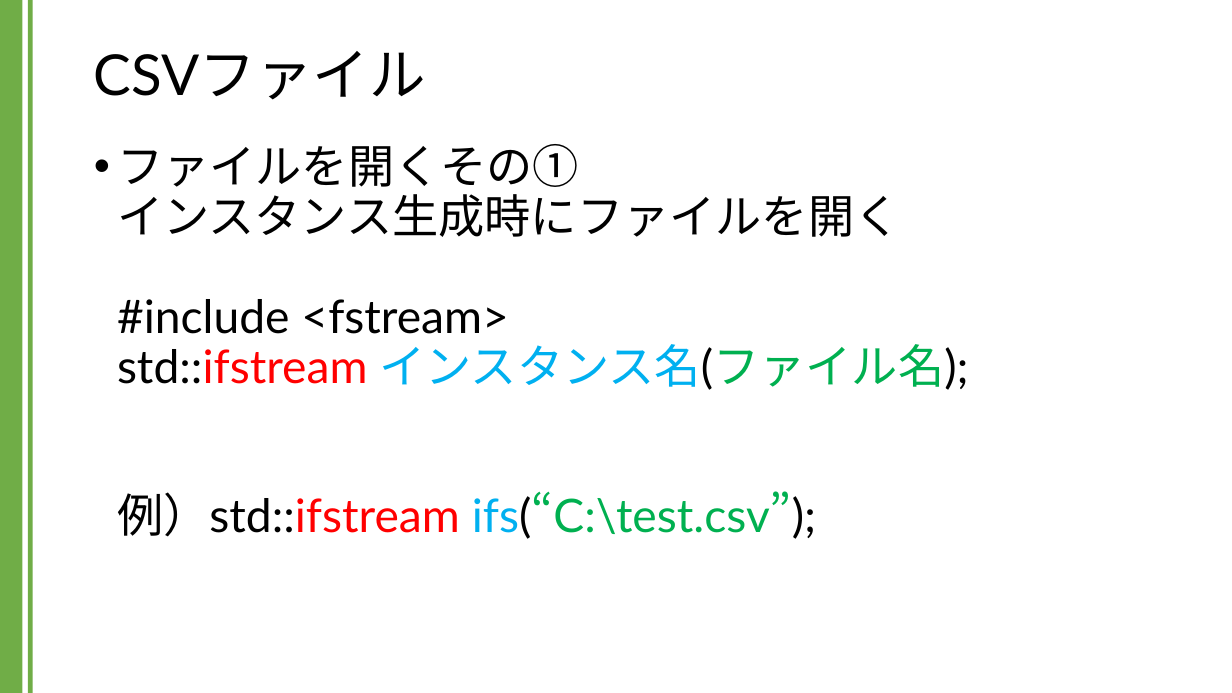
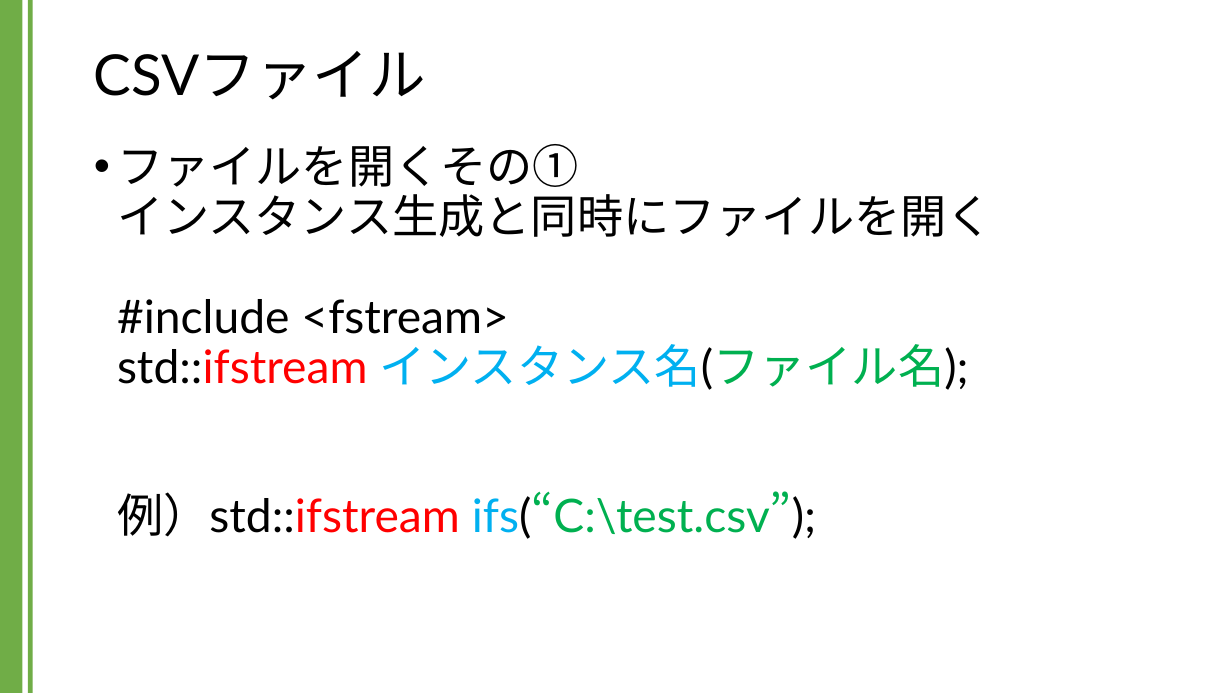
Before and after one commit to kic-murata/cpp2024, a slide deck: slide 9 of 授業資料/講義資料：CSVファイル.pptx. Drawn at 1232x693 pixels with LibreOffice and Linux fonts; fonts in the diff are those of the drawing. Boxes give left, top, right and bottom in pixels: in the first picture for what was removed or moved away, otherwise in the second. Text is boxed around its words. In the diff, an @@ line names an element or a change of style, - is before the commit and + after.

```diff
--- a/授業資料/講義資料：CSVファイル.pptx
+++ b/授業資料/講義資料：CSVファイル.pptx
@@ text at (117, 144, 993, 539): text changed @@
-• ファイルを開くその①
-  インスタンス生成時にファイルを開く
-  #include <fstream>
-  std::ifstream インスタンス名(ファイル名);
-  例）std::ifstream ifs(“C:\test.csv”);
+• ファイルを開くその①
+  インスタンス生成と同時にファイルを開く
+  #include <fstream>
+  std::ifstream インスタンス名(ファイル名);
+  例）std::ifstream ifs(“C:\test.csv”);
```
Also in this commit, not shown: 13 other slides changed, 6 slides added, 11 slides removed.
